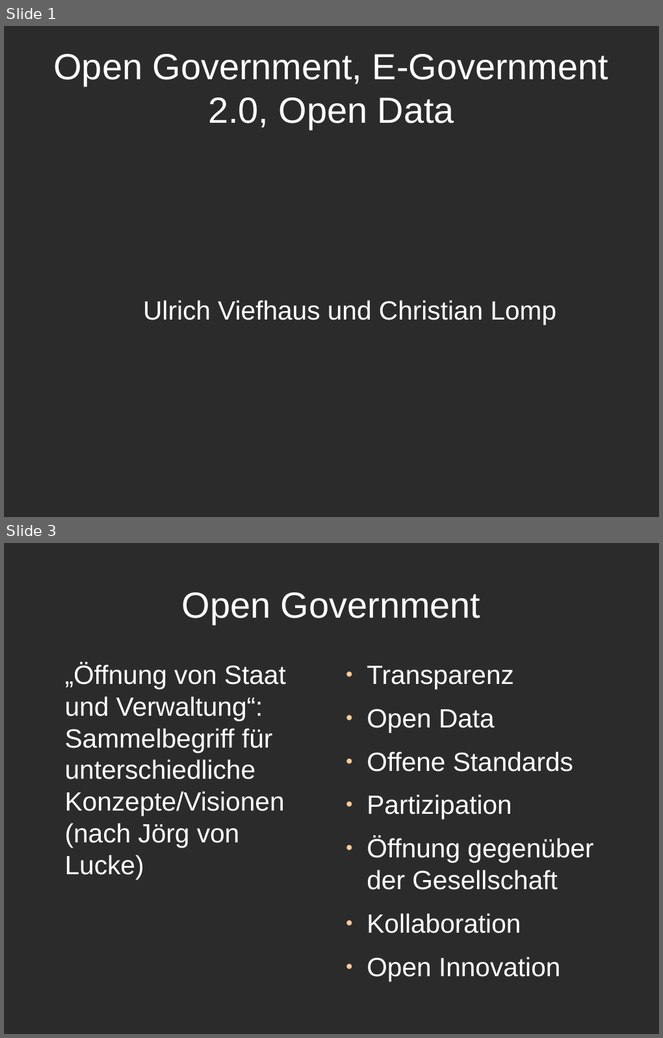
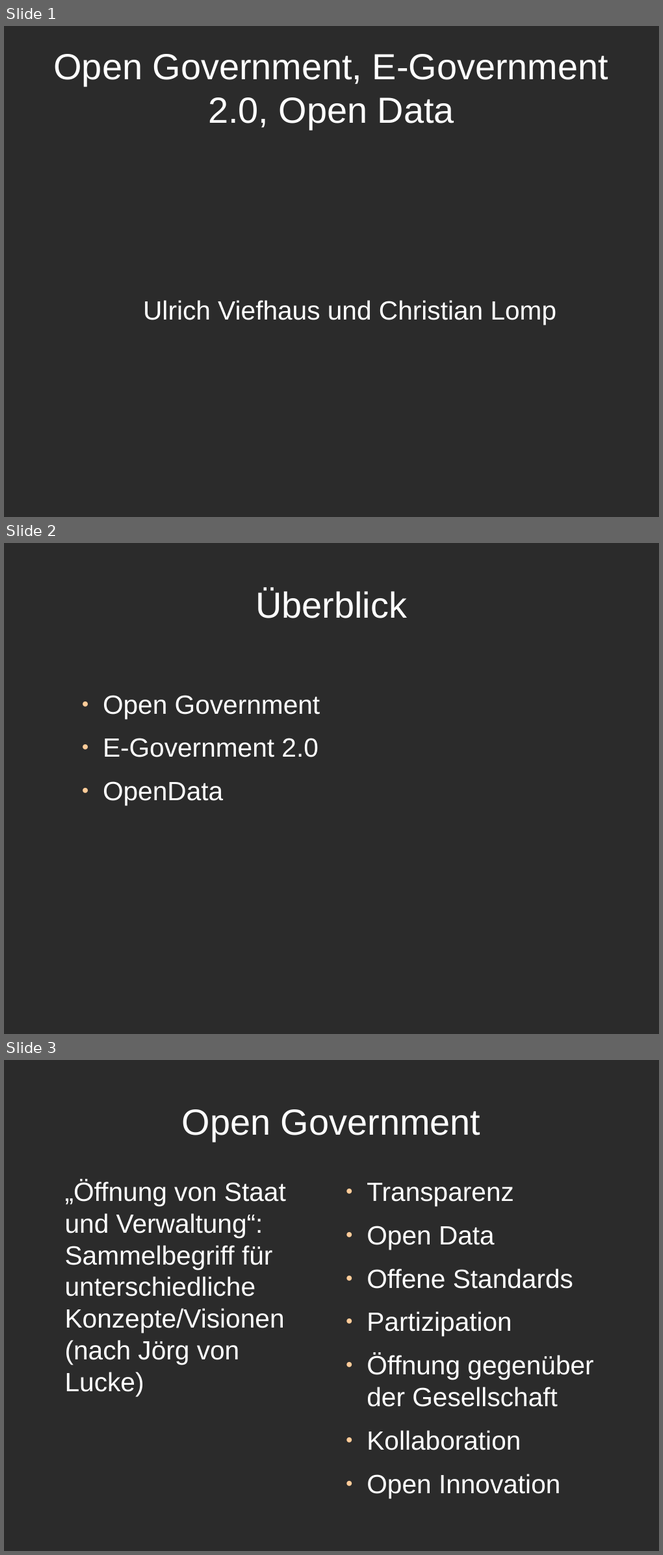
Before and after one commit to clomp/1916-E-Government-2.0, a slide deck: test_openoffice.odp. Shown one above the other, each under a label of ours: slides 1 and 3 before the commit, slides 1, 2 and 3 after it; the slides between them are not shown. The pictures are 663x1038 and 663x1555 pixels, drawn with LibreOffice and Linux fonts; fonts in the diff are those of the drawing; background and template pictures are left out; a plain dark background stands for a picture behind light text. Boxes give left, top, right and bottom in pixels: in the first picture for what was removed or moved away, otherwise in the second. Text is boxed around its words. In the diff, an @@ line names an element or a change of style, - is before the commit and + after.

```diff
--- a/test_openoffice.odp
+++ b/test_openoffice.odp
@@ slide 2 added at (4,543,659,1034), background picture (left out) @@
@@ title added at (256,589,407,618), 44 pt, text #FFFFFF @@
+Überblick
@@ text added at (103,695,321,806), 32 pt, text #FFFFFF @@
+● Open Government
+● E-Government 2.0
+● OpenData
```
Also in this commit, not shown: 1 slide removed.
